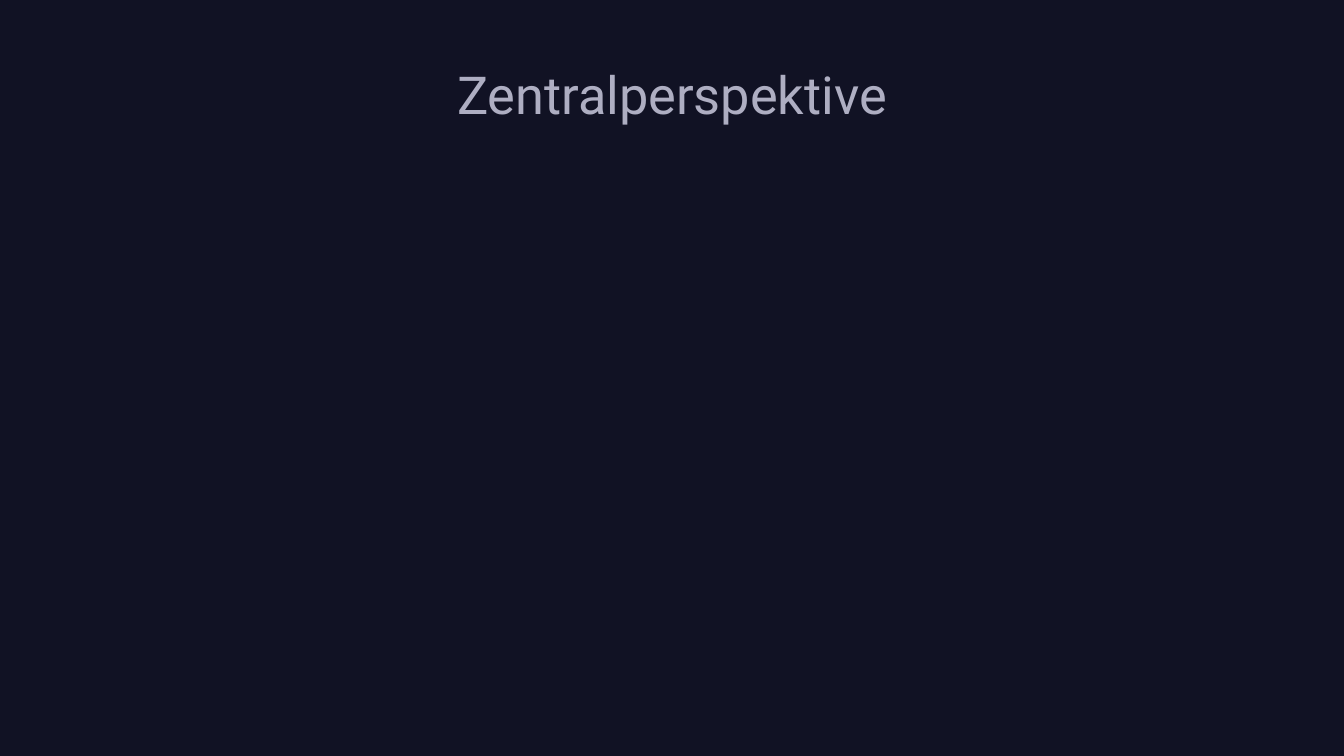
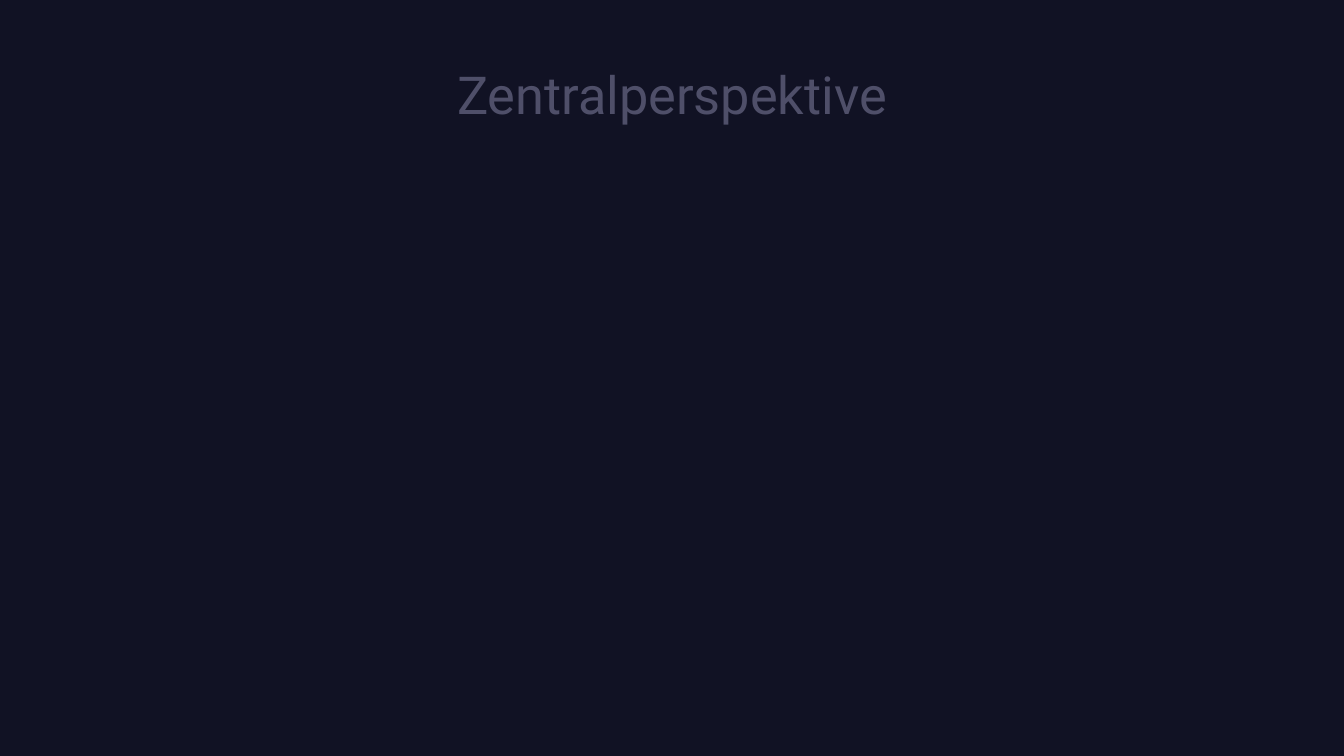
Before and after one commit to nefl1011/Harmonische-Lage, a slide deck: slide 21 of Harmonische Lage.pptx (slide 14 before the commit). Drawn at 1344x756 pixels with LibreOffice and Linux fonts; fonts in the diff are those of the drawing. Boxes give left, top, right and bottom in pixels: in the first picture for what was removed or moved away, otherwise in the second. Text is boxed around its words. In the diff, an @@ line names an element or a change of style, - is before the commit and + after.

```diff
--- a/Harmonische Lage.pptx
+++ b/Harmonische Lage.pptx
@@ title "Zentralperspektive" at (457,75,887,125): text colour #AEAEC2 to #4F4F69 @@
```
Also in this commit, not shown: 9 other slides changed, 7 slides added.
